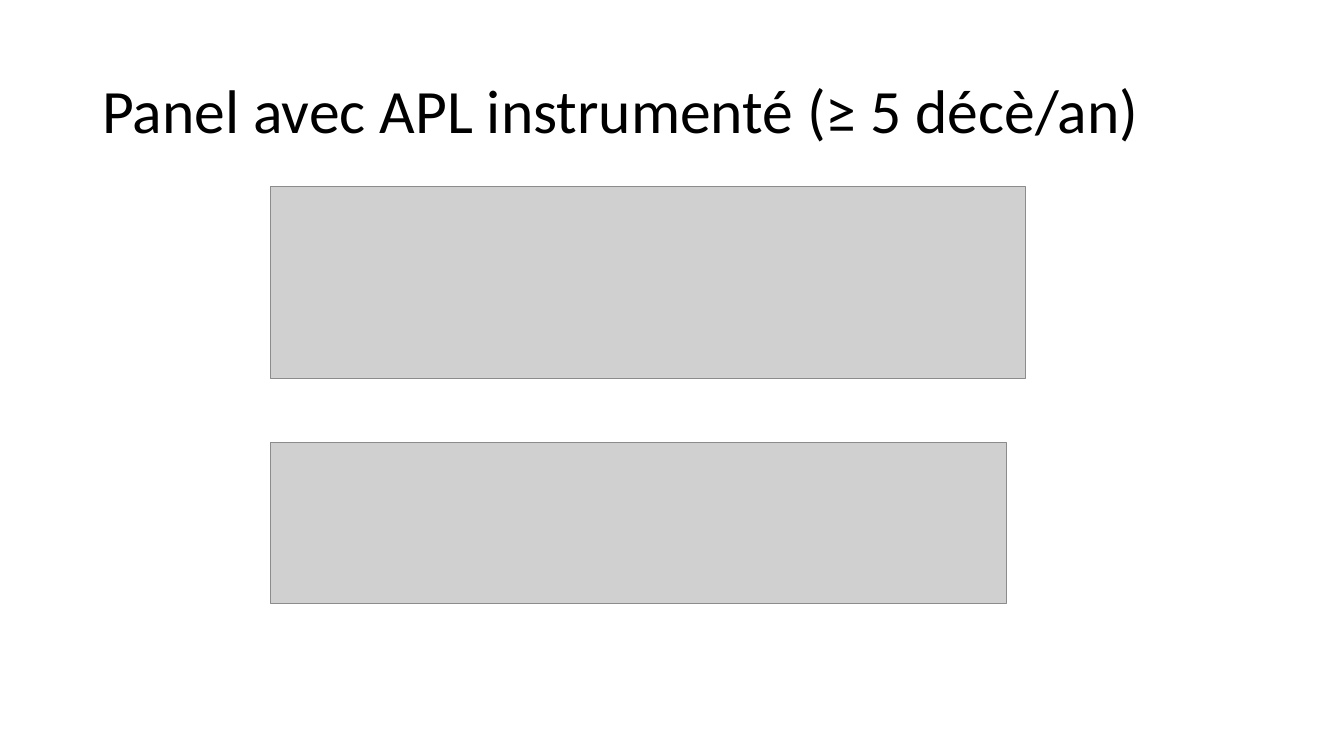
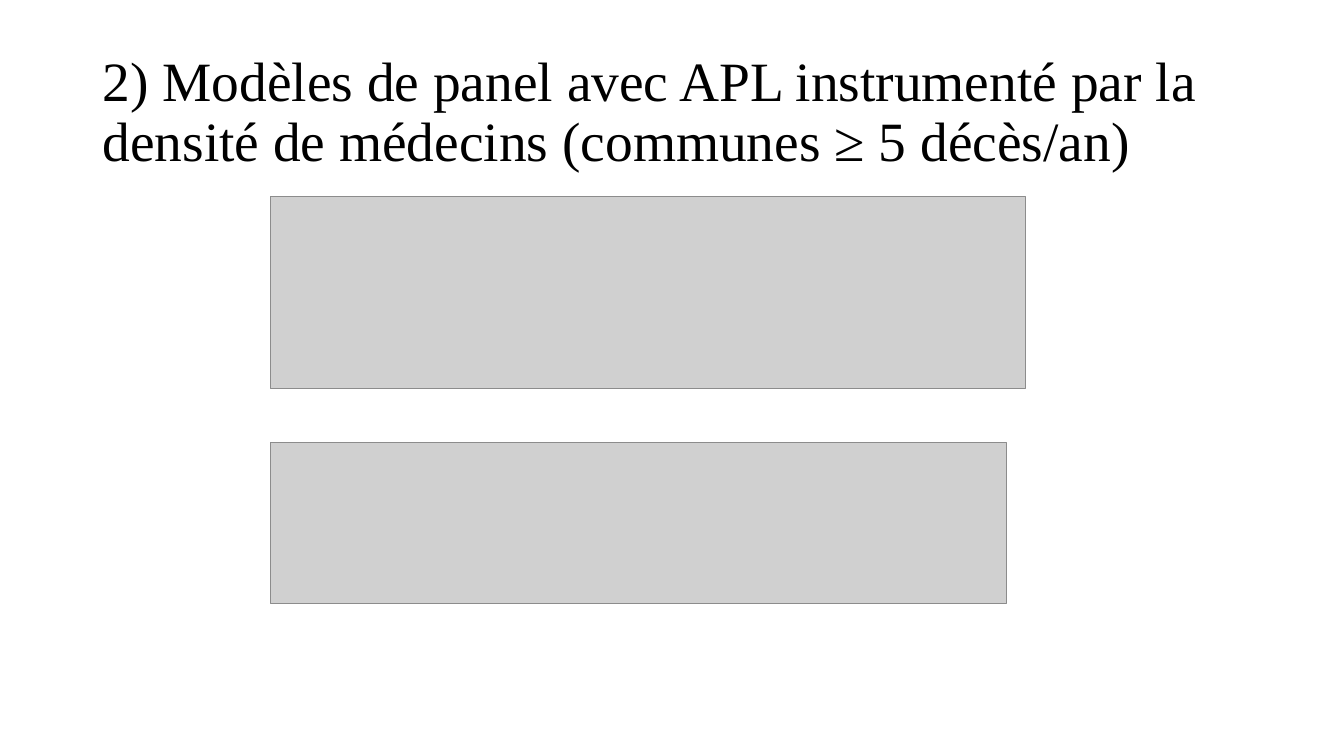
Before and after one commit to mchabaud/Project-DSSS, a slide deck: slide 6 of Presentation_13_04_22.pptx (slide 10 before the commit). Drawn at 1344x756 pixels with LibreOffice and Linux fonts; fonts in the diff are those of the drawing; grey boxes stand for pictures. Boxes give left, top, right and bottom in pixels: in the first picture for what was removed or moved away, otherwise in the second. Text is boxed around its words. In the diff, an @@ line names an element or a change of style, - is before the commit and + after.

```diff
--- a/Presentation_13_04_22.pptx
+++ b/Presentation_13_04_22.pptx
@@ title at (102, 62, 1196, 171): text changed; size 44 to 39.6 pt; font Calibri to Times New Roman @@
-Panel avec APL instrumenté (≥ 5 décè/an)
+2) Modèles de panel avec APL instrumenté par la densité de médecins (communes ≥ 5 décès/an)
@@ picture: place and size @@
-picture at (271, 187, 1026, 379)
+picture at (271, 197, 1026, 389)
```
Also in this commit, not shown: 10 other slides changed, 5 slides added, 8 slides removed.
